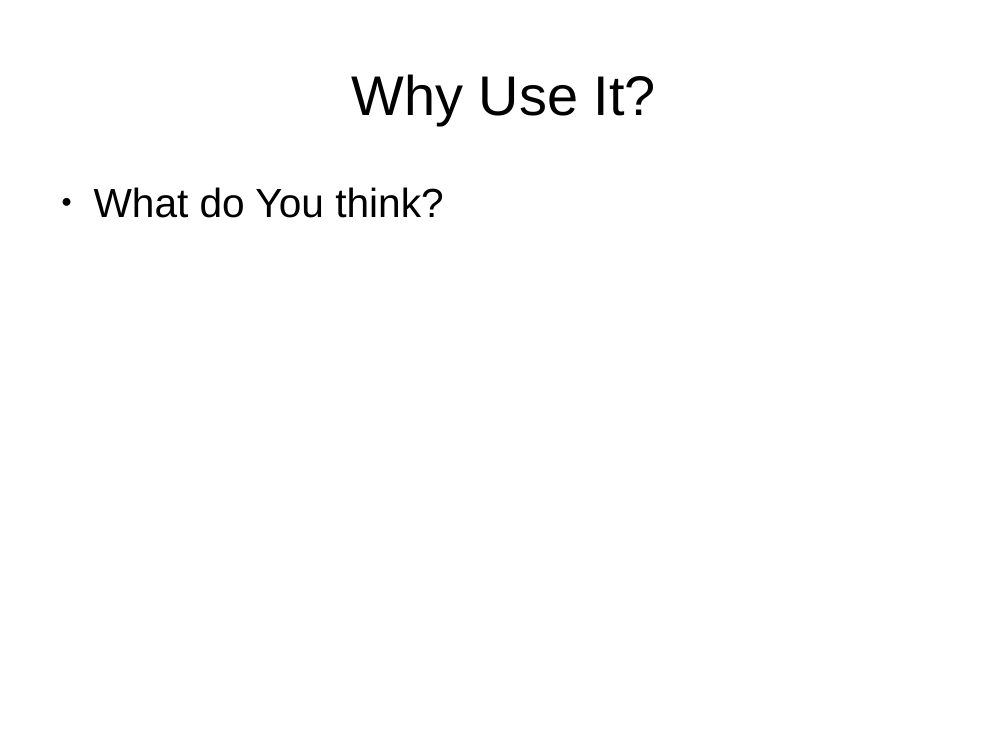
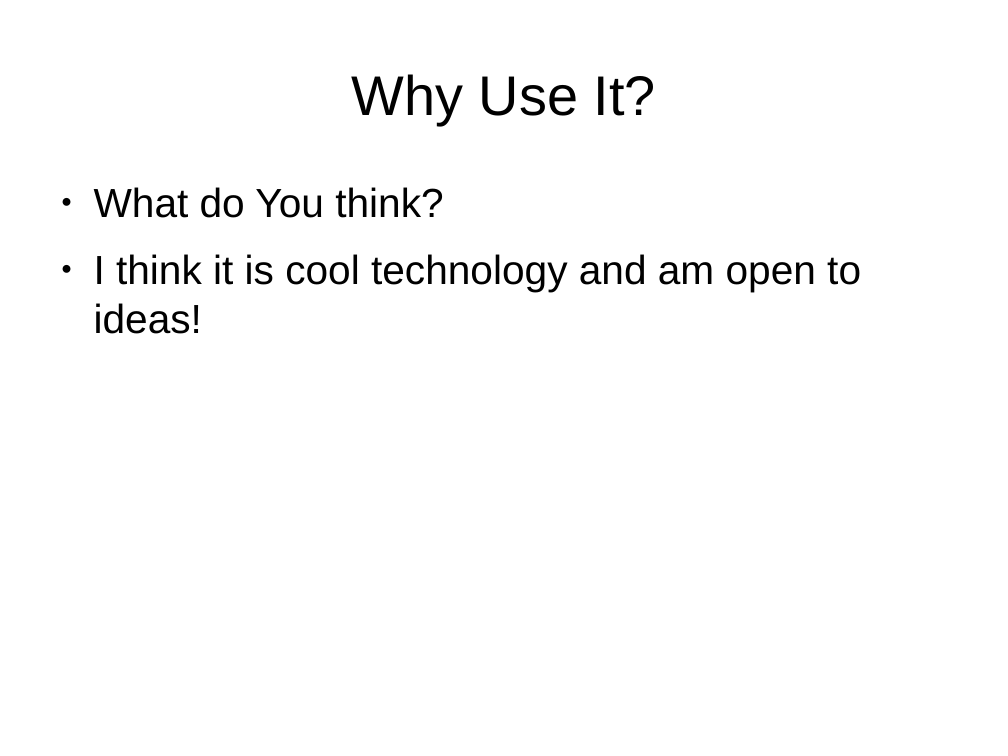
Before and after one commit to tomwhartung/jmws_accoutrements, a slide deck: slide 19 of presentations/2015_09-Joomla/Device_Detection-In_Protostar_and_Beez3.odp (slide 15 before the commit). Drawn at 1008x756 pixels with LibreOffice and Linux fonts; fonts in the diff are those of the drawing. Boxes give left, top, right and bottom in pixels: in the first picture for what was removed or moved away, otherwise in the second. Text is boxed around its words. In the diff, an @@ line names an element or a change of style, - is before the commit and + after.

Commit message:
As I work on the site I think of things to add to the presentation.  It's a good idea to check in the current version every once in awhile.

```diff
--- a/presentations/2015_09-Joomla/Device_Detection-In_Protostar_and_Beez3.odp
+++ b/presentations/2015_09-Joomla/Device_Detection-In_Protostar_and_Beez3.odp
@@ text at [94,254,861,334]: paragraph added @@
+● I think it is cool technology and am open to ideas!
```
Also in this commit, not shown: 2 other slides changed, 4 slides added.
